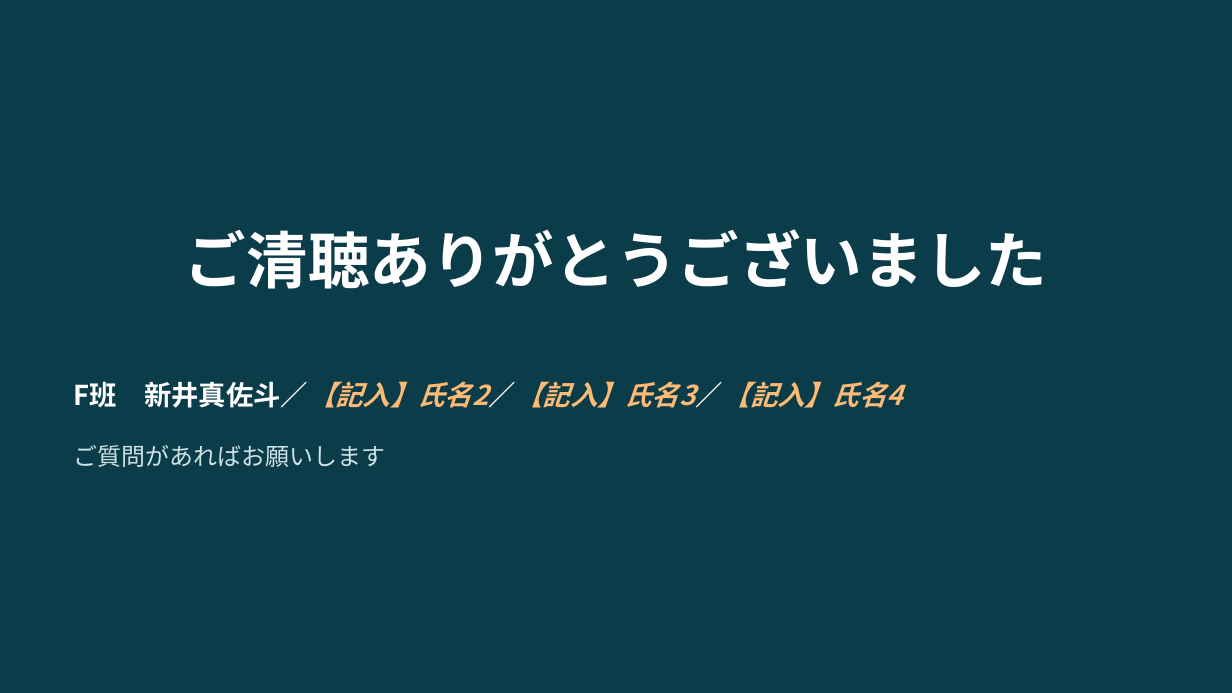
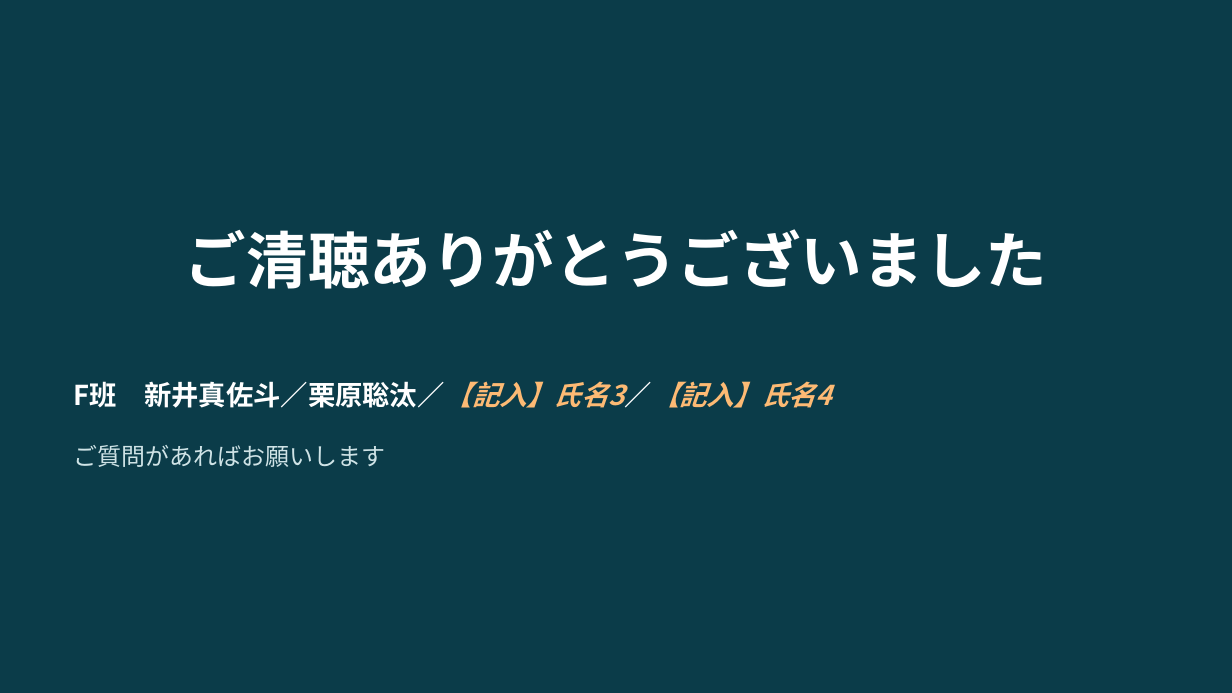
Before and after one commit to amasato1221/web_-application, a slide deck: slide 14 of 成果発表会資料_テンプレート.pptx. Drawn at 1232x693 pixels with LibreOffice and Linux fonts; fonts in the diff are those of the drawing. Boxes give left, top, right and bottom in pixels: in the first picture for what was removed or moved away, otherwise in the second. Text is boxed around its words. In the diff, an @@ line names an element or a change of style, - is before the commit and + after.

```diff
--- a/成果発表会資料_テンプレート.pptx
+++ b/成果発表会資料_テンプレート.pptx
@@ text at [74, 381, 832, 408]: text changed; text colour #FDBA74 to #FFFFFF; italic off @@
-F班 新井真佐斗／【記入】氏名2／【記入】氏名3／【記入】氏名4
+F班 新井真佐斗／栗原聡汰／【記入】氏名3／【記入】氏名4
```
Also in this commit, not shown: 3 other slides changed.
